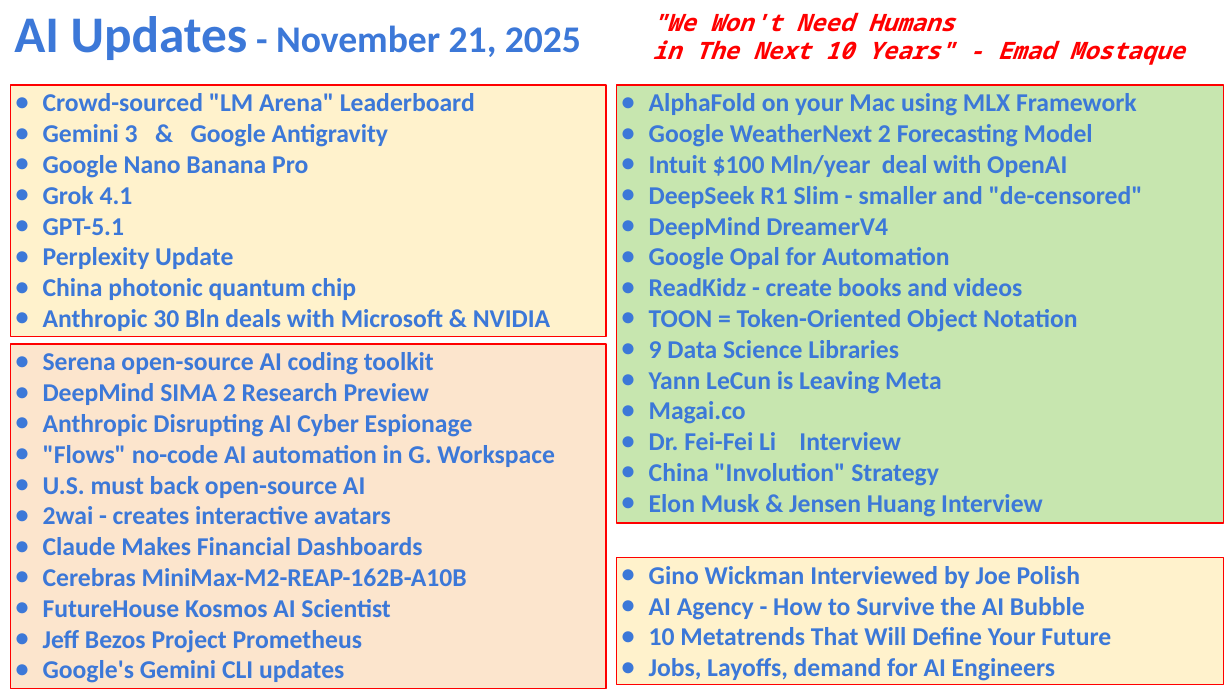
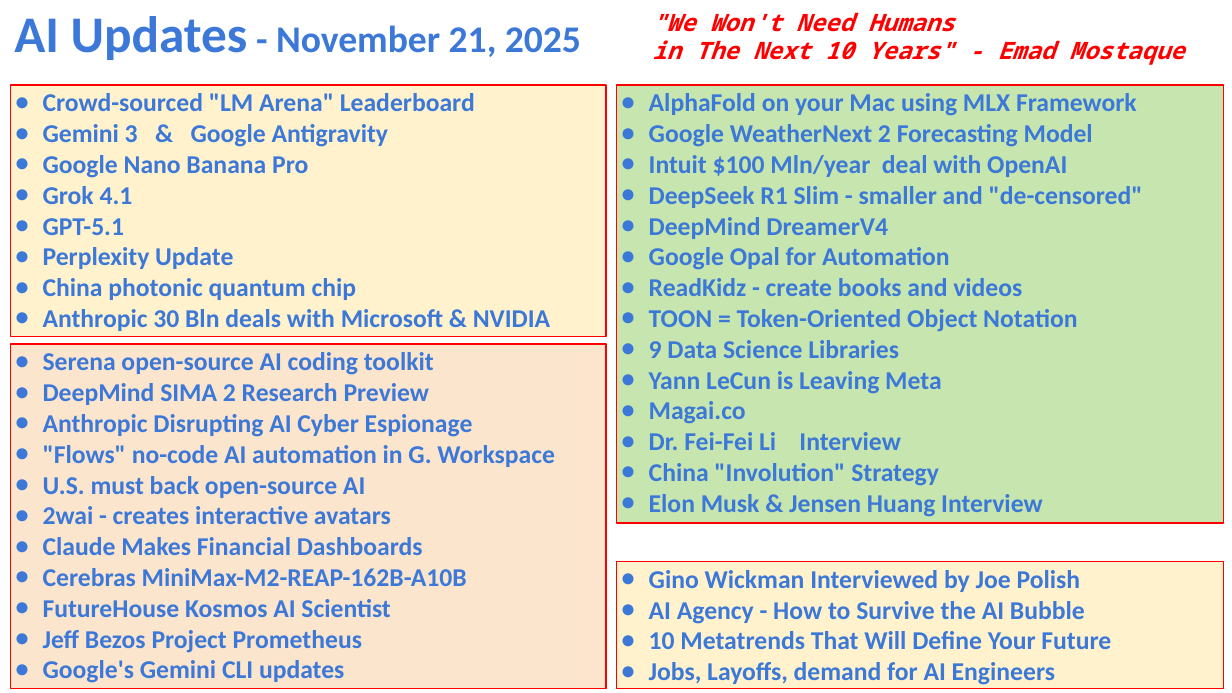
Before and after one commit to lselector/seminar, a slide deck: slide 1 of 2025/2025-11-21-AI-Updates.pptx. Drawn at 1232x693 pixels with LibreOffice and Linux fonts; fonts in the diff are those of the drawing. Boxes give left, top, right and bottom in pixels: in the first picture for what was removed or moved away, otherwise in the second. Text is boxed around its words. In the diff, an @@ line names an element or a change of style, - is before the commit and + after.

```diff
--- a/2025/2025-11-21-AI-Updates.pptx
+++ b/2025/2025-11-21-AI-Updates.pptx
@@ rectangle "Gino Wickman Interviewed by Joe ...": place and size @@
-rectangle "Gino Wickman Interviewed by Joe ..." at bbox=[617, 557, 1223, 684]
+rectangle "Gino Wickman Interviewed by Joe ..." at bbox=[617, 562, 1223, 689]
```
Also in this commit, not shown: 2 other slides changed.
